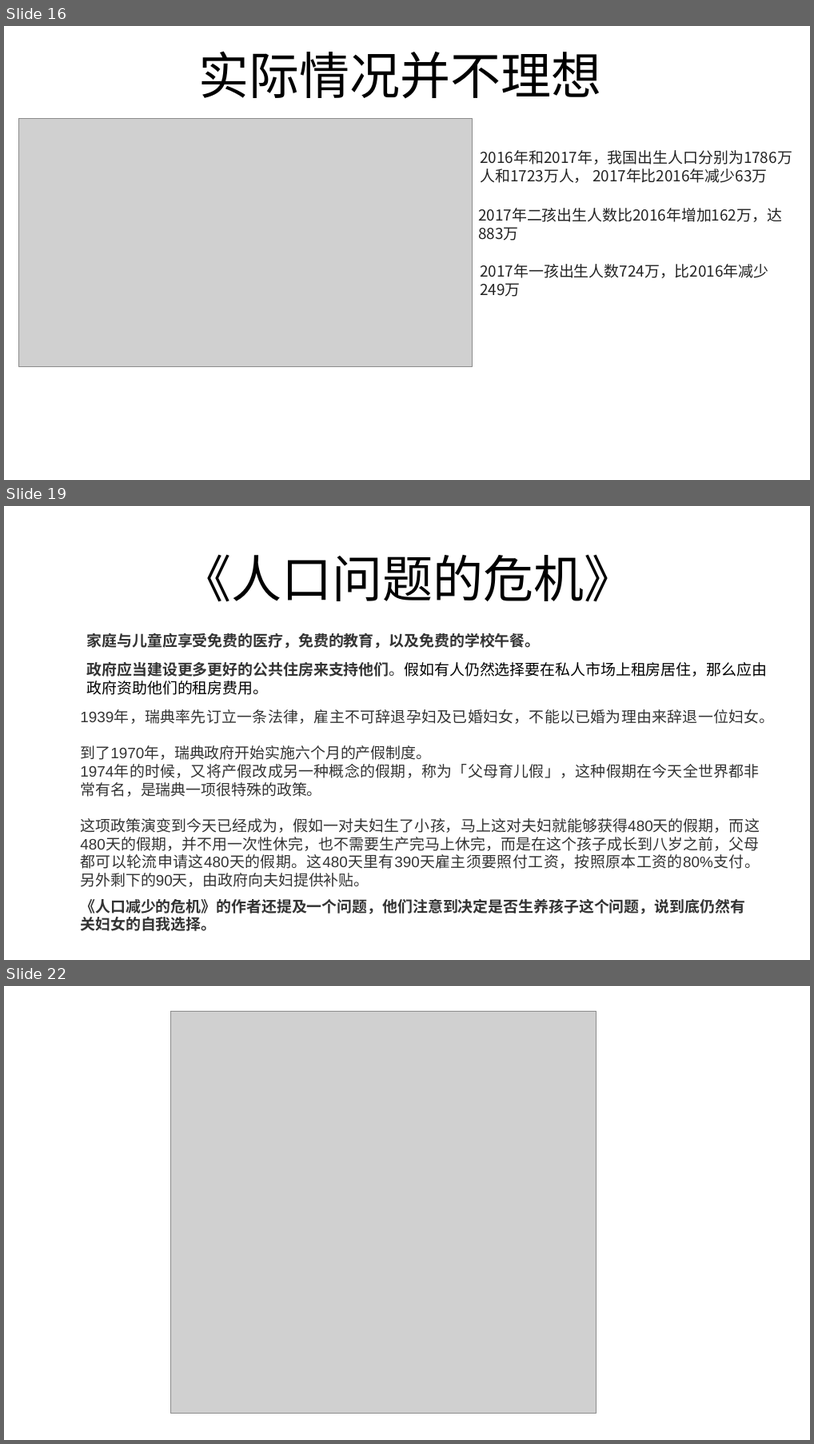
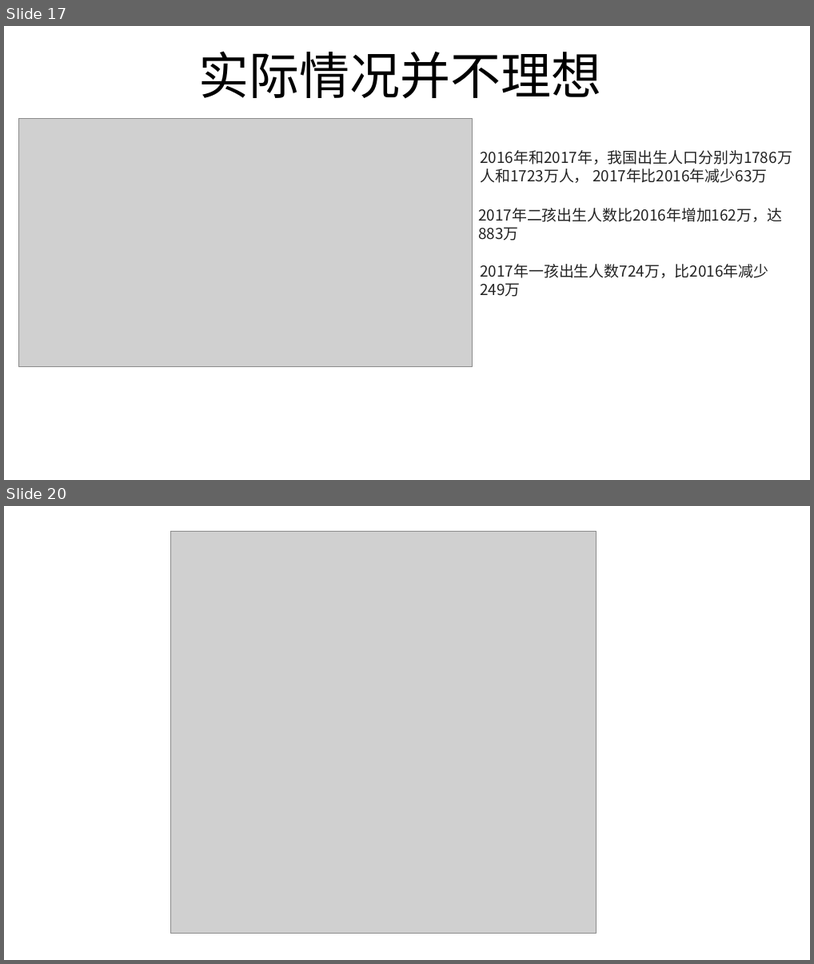
Before and after one commit to FredJiangFei/freetalk, a slide deck: 生娃是国家大事/sw - Copy.pptx. Shown one above the other, each under a label of ours: slides 16, 19 and 22 before the commit, slides 17 and 20 after it; the slides between them are not shown. The pictures are 814x1444 and 814x964 pixels, drawn with LibreOffice and Linux fonts; fonts in the diff are those of the drawing; grey boxes stand for pictures. Boxes give left, top, right and bottom in pixels: in the first picture for what was removed or moved away, otherwise in the second. Text is boxed around its words. In the diff, an @@ line names an element or a change of style, - is before the commit and + after.

```diff
--- a/生娃是国家大事/sw - Copy.pptx
+++ b/生娃是国家大事/sw - Copy.pptx
@@ slide 19 removed at [4,506,810,960], background #FFFFFF @@
@@ title removed at [182,555,635,602] @@
-《人口问题的危机》
@@ text removed at [87,633,541,648] @@
-家庭与儿童应享受免费的医疗，免费的教育，以及免费的学校午餐。
@@ text removed at [87,662,767,695] @@
-政府应当建设更多更好的公共住房来支持他们。假如有人仍然选择要在私人市场上租房居住，那么应由政府资助他们的租房费用。
@@ text removed at [80,710,774,887] @@
-1939年，瑞典率先订立一条法律，雇主不可辞退孕妇及已婚妇女，不能以已婚为理由来辞退一位妇女。
-到了1970年，瑞典政府开始实施六个月的产假制度。
-1974年的时候，又将产假改成另一种概念的假期，称为「父母育儿假」，这种假期在今天全世界都非常有名，是瑞典一项很特殊的政策。
-这项政策演变到今天已经成为，假如一对夫妇生了小孩，马上这对夫妇就能够获得480天的假期，而这480天的假期，并不用一次性休完，也不需要生产完马上休完，而是在这个孩子成长到八岁之前，父母都可以轮流申请这480天的假期。这480天里有390天雇主须要照付工资，按照原本工资的80%支付。另外剩下的90天，由政府向夫妇提供补贴。
@@ text removed at [80,899,746,931] @@
-《人口减少的危机》的作者还提及一个问题，他们注意到决定是否生养孩子这个问题，说到底仍然有关妇女的自我选择。
@@ what was slide 16 is now slide 17 @@
@@ what was slide 22 is now slide 20 @@
```
Also in this commit, not shown: 1 slide changed, 2 slides added, 3 other slides removed, 1 other file.
